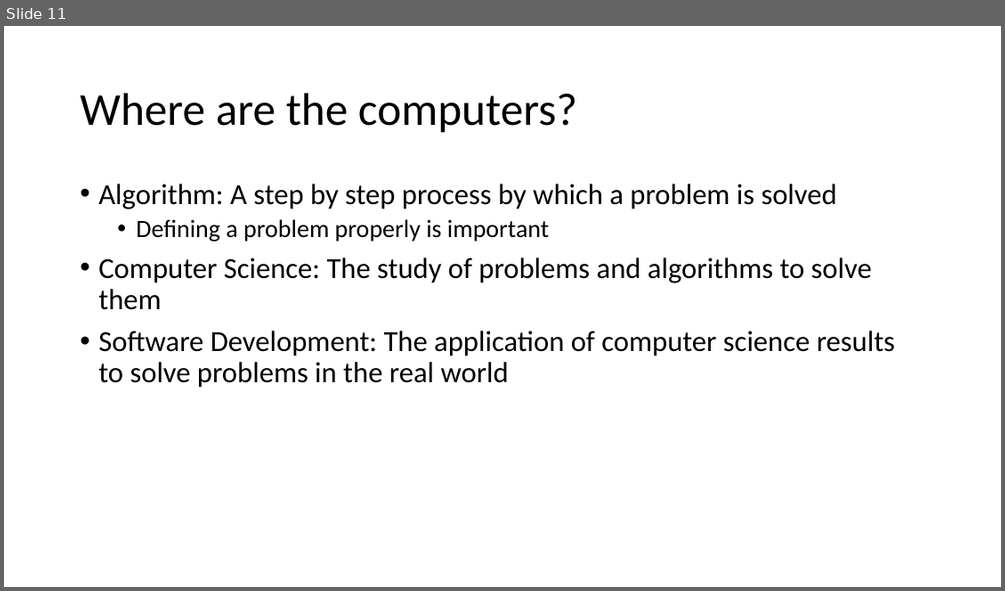
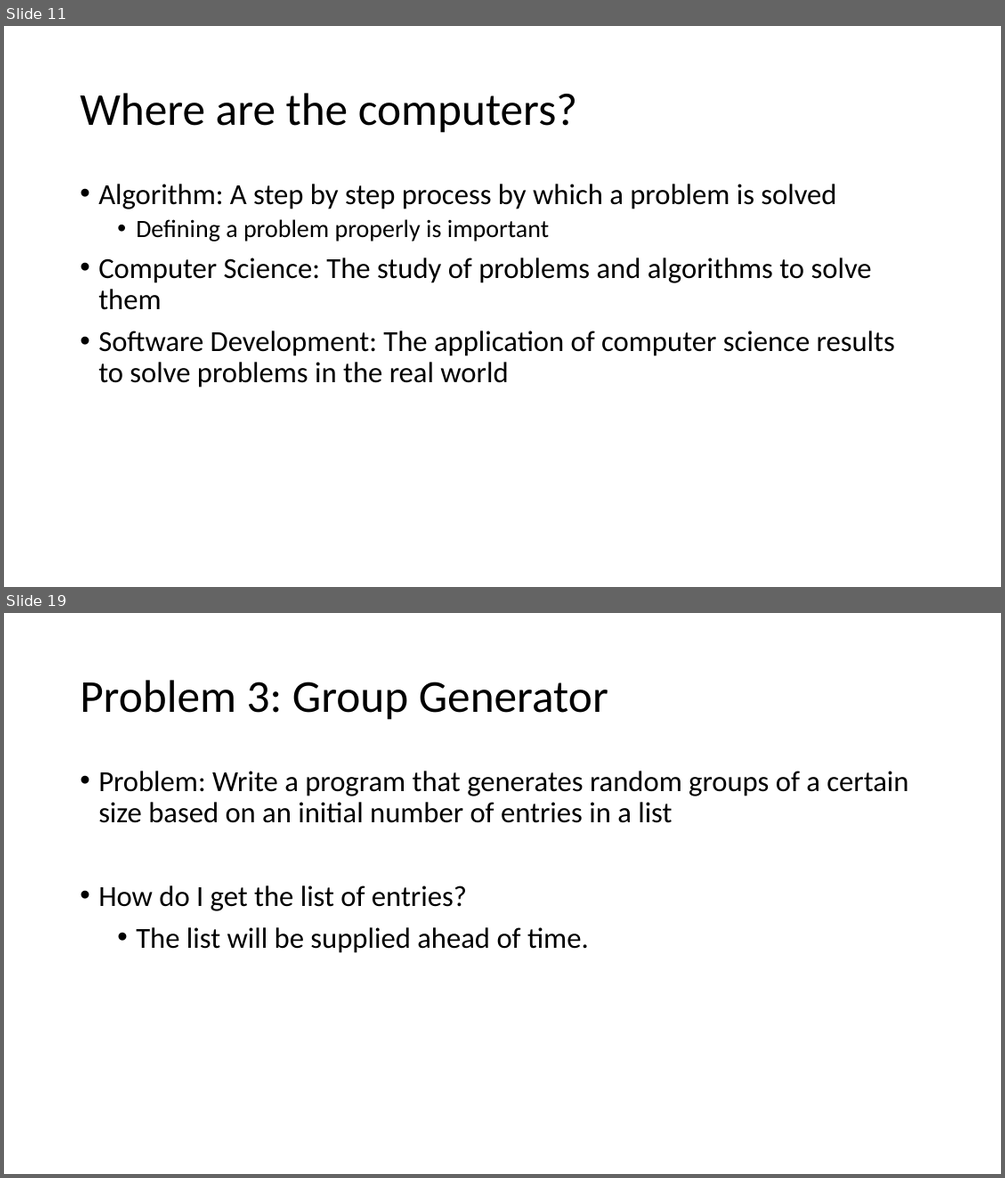
Before and after one commit to MrJoshGross/Course-Curricular-Material, a slide deck: Computer Science Discoveries/Lectures/Lecture 0 - Problems and Problem Solving.pptx. Shown one above the other, each under a label of ours: slide 11 before the commit, slides 11 and 19 after it; the slides between them are not shown. The pictures are 1005x591 and 1005x1178 pixels, drawn with LibreOffice and Linux fonts; fonts in the diff are those of the drawing. Boxes give left, top, right and bottom in pixels: in the first picture for what was removed or moved away, otherwise in the second. Text is boxed around its words. In the diff, an @@ line names an element or a change of style, - is before the commit and + after.

Commit message:
Expand on algorithm designs, add problems 3 and 4

```diff
--- a/Computer Science Discoveries/Lectures/Lecture 0 - Problems and Problem Solving.pptx
+++ b/Computer Science Discoveries/Lectures/Lecture 0 - Problems and Problem Solving.pptx
@@ slide 19 added at box(4, 613, 1001, 1174), background #FFFFFF @@
@@ title added at box(80, 680, 608, 720), 44 pt, text #000000 @@
+Problem 3: Group Generator
@@ text added at box(98, 771, 908, 953), 28 pt, text #000000 @@
+• Problem: Write a program that generates random groups of a certain size based on an initial number of entries in a list
+• How do I get the list of entries?
+  • The list will be supplied ahead of time.
```
Also in this commit, not shown: 9 slides changed, 25 other slides added, 1 other file.
